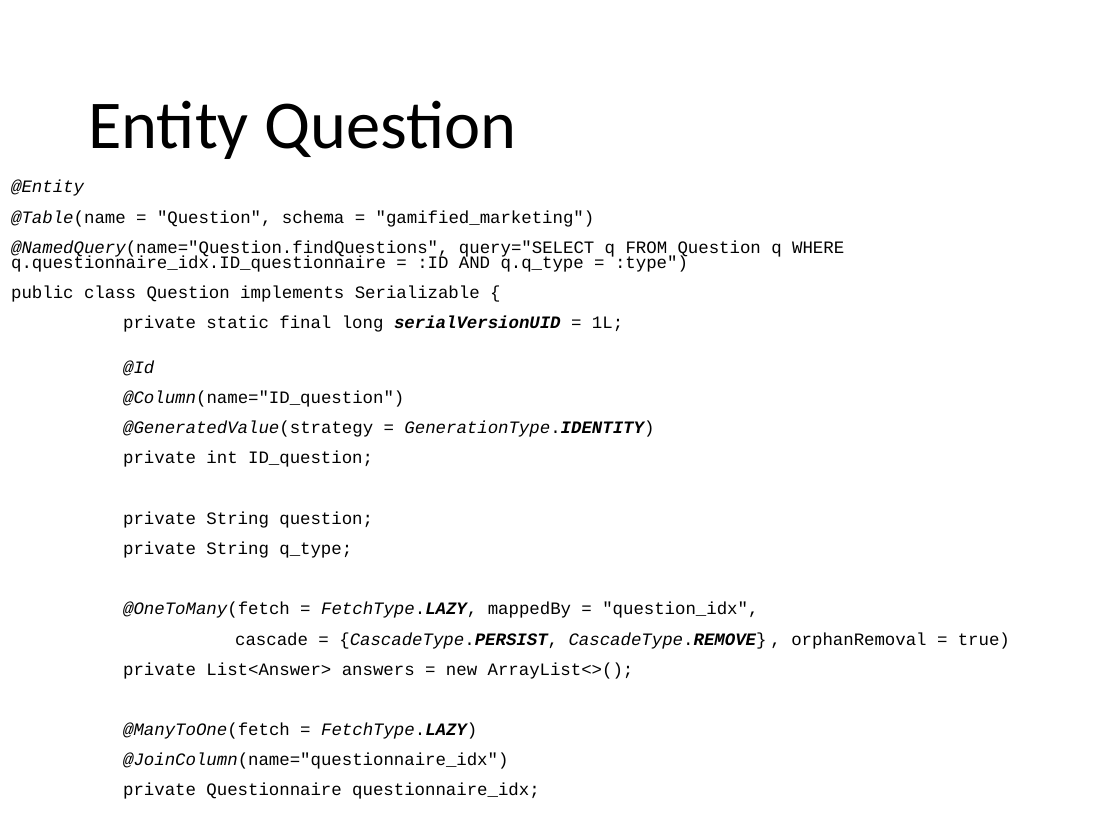
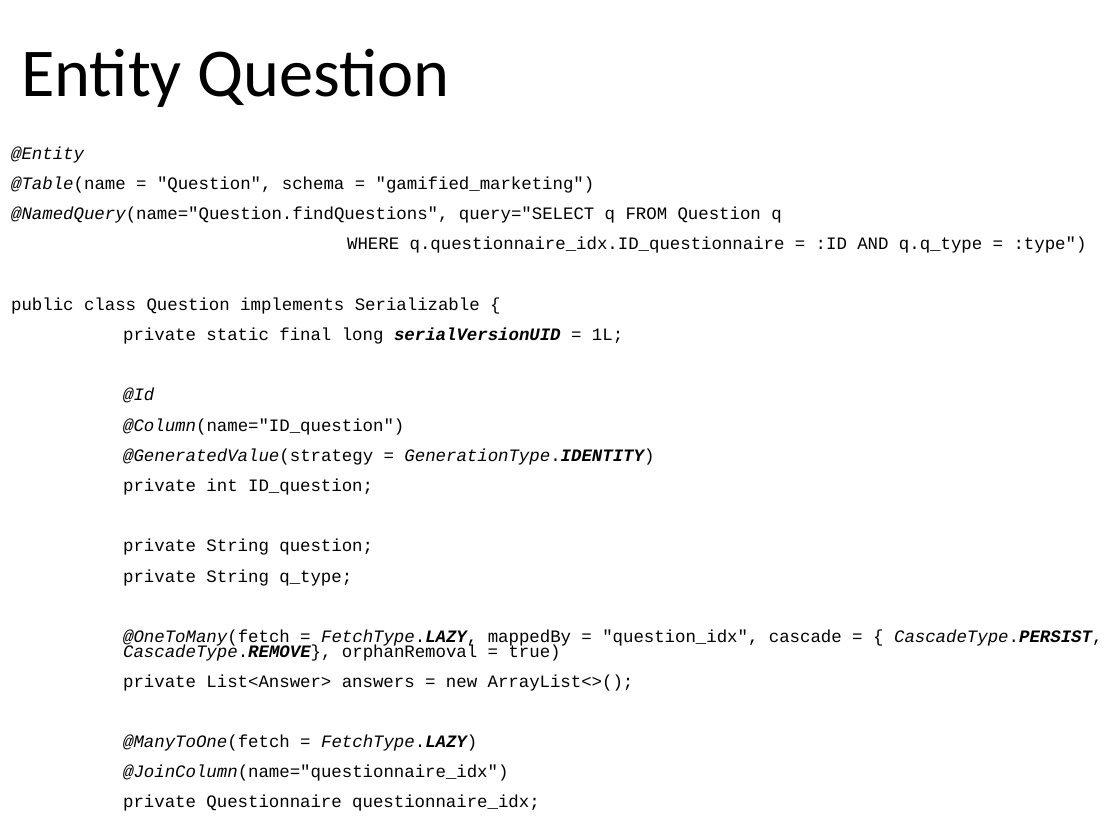
Before and after one commit to MatteoMakovec/GamifiedMarketingApplication, a slide deck: slide 20 of gamified_marketing_application.pptx (slide 24 before the commit). Drawn at 1120x840 pixels with LibreOffice and Linux fonts; fonts in the diff are those of the drawing. Boxes give left, top, right and bottom in pixels: in the first picture for what was removed or moved away, otherwise in the second. Text is boxed around its words. In the diff, an @@ line names an element or a change of style, - is before the commit and + after.

```diff
--- a/gamified_marketing_application.pptx
+++ b/gamified_marketing_application.pptx
@@ title "Entity Question": place and size @@
-title "Entity Question" at [88, 100, 516, 159]
+title "Entity Question" at [21, 48, 449, 107]
@@ text "@Entity": place and size @@
-text "@Entity" at [11, 180, 1010, 799]
+text "@Entity" at [11, 147, 1102, 811]
@@ text at [11, 207, 1087, 253]: text changed @@
-@NamedQuery(name="Question.findQuestions", query="SELECT q FROM Question q WHERE q.questionnaire_idx.ID_questionnaire = :ID AND q.q_type = :type")
+@NamedQuery(name="Question.findQuestions", query="SELECT q FROM Question q
+WHERE q.questionnaire_idx.ID_questionnaire = :ID AND q.q_type = :type")
@@ text at [123, 630, 1102, 661]: text changed @@
-@OneToMany(fetch = FetchType.LAZY, mappedBy = "question_idx",
-cascade = {CascadeType.PERSIST, CascadeType.REMOVE} , orphanRemoval = true)
+@OneToMany(fetch = FetchType.LAZY, mappedBy = "question_idx", cascade = { CascadeType.PERSIST, CascadeType.REMOVE}, orphanRemoval = true)
```
Also in this commit, not shown: 22 other slides changed.
